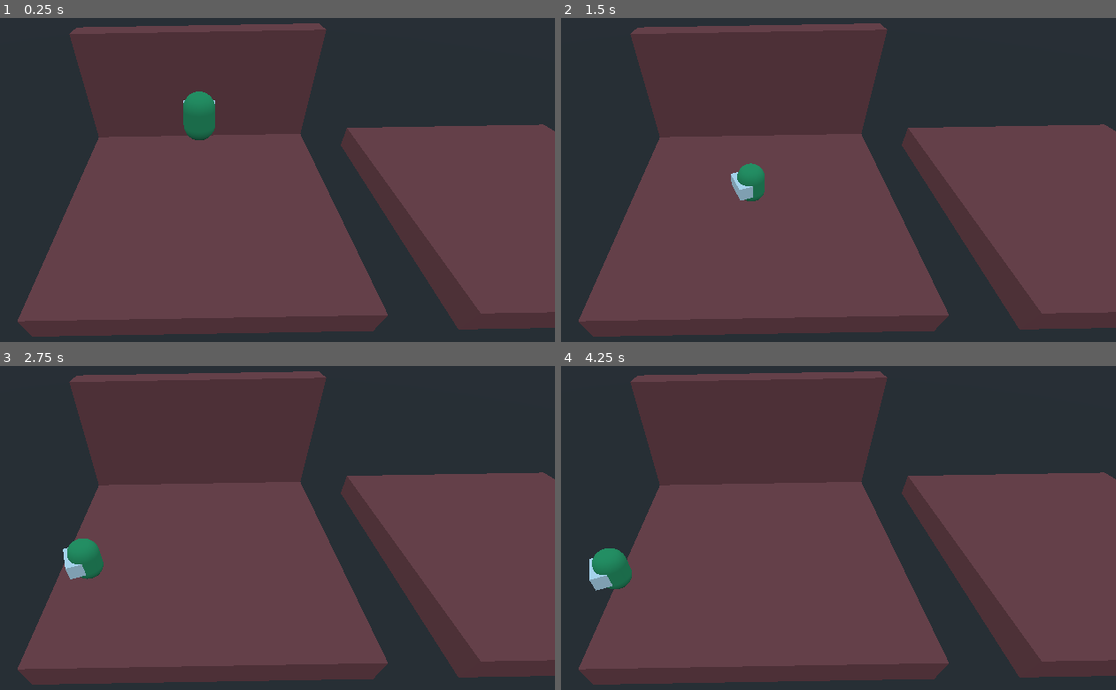
Above: before the commit, frames 1-4 (two rows, left to right).
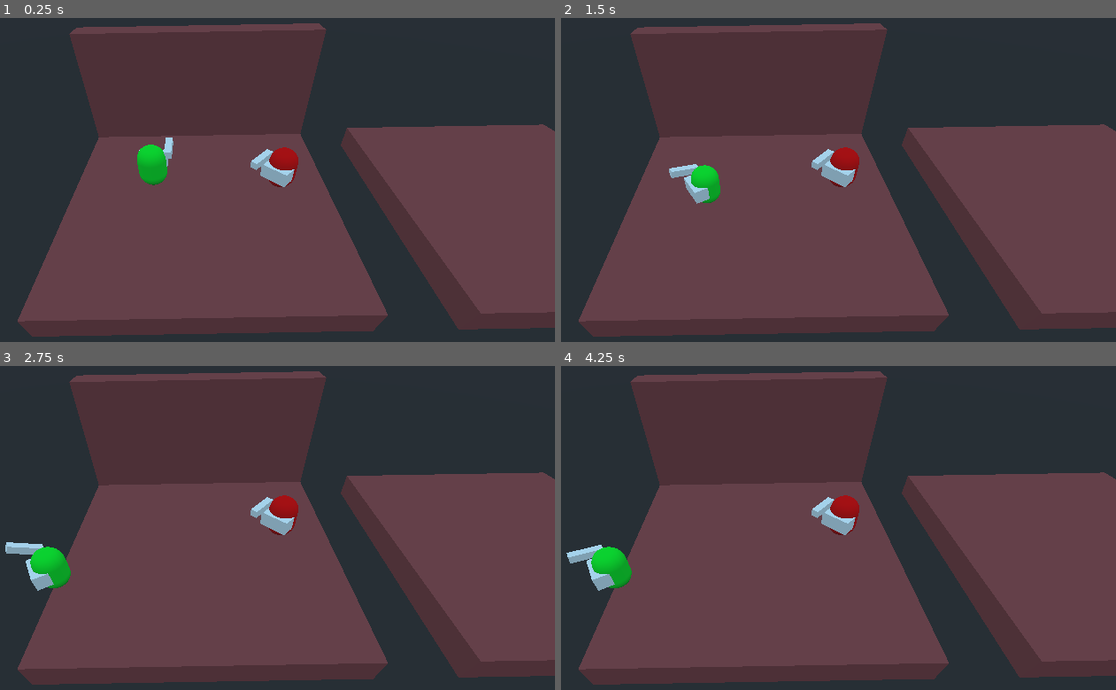
Above: after the commit, the same moments.

Repository: nestorac/rts
Game: Godot game, scene res://escena_ppal.tscn
Same seed, same stepped clock (60 frames per second), same inputs: the game is played once before the commit and once after it.
Inputs (mouse positions are in pixels of both pictures, inside the frame that each line leads up to):
- Up to frame 1 (0.25 s): no input
- Up to frame 2 (1.5 s): move the mouse to (916, 192) at 0.52 s; right-click (916, 192) at 0.6 s; move the mouse to (622, 235) at 1.27 s; click (622, 235) at 1.35 s
- Up to frame 3 (2.75 s): right-click (61, 583) at 1.55 s; move the mouse to (271, 472) at 2.02 s; right-click (271, 472) at 2.1 s
- Up to frame 4 (4.25 s): move the mouse to (727, 644) at 2.77 s; right-click (727, 644) at 2.85 s; tap Enter at 3.5 s; move the mouse to (971, 625) at 3.52 s; press the mouse at (971, 625) at 3.53 s; right-click (971, 625) at 3.8 s

The runs differ from the first frame. In frame 1, 2.1% of the frame differs, in the area x 24-54%, y 22-53%; in frame 2, 2.0%; in frame 3, 2.4%, in the area x 0-54%, y 39-70%; in frame 4, 1.6%.

Commit message:
Ahora son dos.

Diff:
--- /dev/null
+++ b/Enemy.gd
@@ -0,0 +1,30 @@
+extends KinematicBody
+
+var hp = 3
+var damaged = false
+
+# Declare member variables here. Examples:
+# var a = 2
+# var b = "text"
+
+
+# Called when the node enters the scene tree for the first time.
+func _ready():
+	pass # Replace with function body.
+
+func _physics_process(delta):
+#	cuando hp llega a cero, el enemigo muere y ganamos la partida
+	if hp <= 0:
+#		el enemigo muere
+		queue_free()
+	if damaged == true:
+		apply_damage()
+
+
+func _on_Hurtbox_area_entered(area):
+	if area.is_in_group("Weapon"):
+		damaged = true
+
+func apply_damage():
+	hp -= 1
+	damaged = false
--- a/KinematicBody.gd
+++ b/KinematicBody.gd
@@ -1,9 +1,10 @@
 extends KinematicBody
 
-var gravity = 0.1
+var gravity = 1
 var velocity = Vector3.ZERO
 var mouse_position: Vector3
 export var move_factor = 0.3
+onready var anim = get_node("AnimationPlayer")
 
 # Called when the node enters the scene tree for the first time.
 func _ready():
@@ -12,7 +13,9 @@
 func _physics_process(delta):
 	if not is_on_floor():
 		velocity.y -= gravity
-	velocity = move_and_slide(velocity,Vector3.UP)
 	if mouse_position:
 		translation = translation.move_toward(mouse_position, move_factor)
-	print(mouse_position)
+	if Input.is_action_just_pressed("right_click"):
+		anim.play("Hit")
+
+	velocity = move_and_slide(velocity,Vector3.UP)
--- a/escena_ppal.tscn
+++ b/escena_ppal.tscn
@@ -1,7 +1,8 @@
-[gd_scene load_steps=10 format=2]
+[gd_scene load_steps=20 format=2]
 
 [ext_resource path="res://script.gd" type="Script" id=1]
 [ext_resource path="res://KinematicBody.gd" type="Script" id=2]
+[ext_resource path="res://Enemy.gd" type="Script" id=3]
 
 [sub_resource type="SpatialMaterial" id=1]
 albedo_color = Color( 0.619608, 0.298039, 0.298039, 1 )
@@ -13,15 +14,112 @@
 [sub_resource type="BoxShape" id=3]
 extents = Vector3( 10.2772, 1, 10.0943 )
 
-[sub_resource type="SpatialMaterial" id=4]
-albedo_color = Color( 0.211765, 0.678431, 0.415686, 1 )
-
-[sub_resource type="CapsuleMesh" id=5]
-material = SubResource( 4 )
+[sub_resource type="SpatialMaterial" id=9]
+albedo_color = Color( 0, 1, 0.180392, 1 )
+
+[sub_resource type="CapsuleMesh" id=10]
+material = SubResource( 9 )
 
 [sub_resource type="CubeMesh" id=7]
 
 [sub_resource type="CapsuleShape" id=6]
+
+[sub_resource type="CubeMesh" id=8]
+size = Vector3( 0.5, 0.5, 2 )
+
+[sub_resource type="BoxShape" id=11]
+
+[sub_resource type="Animation" id=12]
+resource_name = "Hit"
+tracks/0/type = "value"
+tracks/0/path = NodePath("Arm:rotation_degrees")
+tracks/0/interp = 1
+tracks/0/loop_wrap = true
+tracks/0/imported = false
+tracks/0/enabled = true
+tracks/0/keys = {
+"times": PoolRealArray( 0, 0.8, 1 ),
+"transitions": PoolRealArray( 1, 1, 1 ),
+"update": 0,
+"values": [ Vector3( -41.993, 0, 0 ), Vector3( 48.924, 0, 0 ), Vector3( -41.993, 0, 0 ) ]
+}
+tracks/1/type = "value"
+tracks/1/path = NodePath("Arm/Hitbox:monitorable")
+tracks/1/interp = 1
+tracks/1/loop_wrap = true
+tracks/1/imported = false
+tracks/1/enabled = true
+tracks/1/keys = {
+"times": PoolRealArray( 0, 0.8, 1 ),
+"transitions": PoolRealArray( 1, 1, 1 ),
+"update": 1,
+"values": [ false, true, false ]
+}
+
+[sub_resource type="Animation" id=13]
+length = 0.001
+tracks/0/type = "value"
+tracks/0/path = NodePath("Arm:rotation_degrees")
+tracks/0/interp = 1
+tracks/0/loop_wrap = true
+tracks/0/imported = false
+tracks/0/enabled = true
+tracks/0/keys = {
+"times": PoolRealArray( 0 ),
+"transitions": PoolRealArray( 1 ),
+"update": 0,
+"values": [ Vector3( 0, 0, 0 ) ]
+}
+tracks/1/type = "value"
+tracks/1/path = NodePath("Arm/Hitbox:monitorable")
+tracks/1/interp = 1
+tracks/1/loop_wrap = true
+tracks/1/imported = false
+tracks/1/enabled = true
+tracks/1/keys = {
+"times": PoolRealArray( 0 ),
+"transitions": PoolRealArray( 1 ),
+"update": 0,
+"values": [ false ]
+}
+
+[sub_resource type="SpatialMaterial" id=14]
+albedo_color = Color( 1, 0, 0, 1 )
+
+[sub_resource type="CapsuleMesh" id=15]
+material = SubResource( 14 )
+
+[sub_resource type="Animation" id=16]
+resource_name = "Hit"
+tracks/0/type = "value"
+tracks/0/path = NodePath("Arm:rotation_degrees")
+tracks/0/interp = 1
+tracks/0/loop_wrap = true
+tracks/0/imported = false
+tracks/0/enabled = true
+tracks/0/keys = {
+"times": PoolRealArray( 0, 0.8, 1 ),
+"transitions": PoolRealArray( 1, 1, 1 ),
+"update": 0,
+"values": [ Vector3( -41.993, 0, 0 ), Vector3( 48.924, 0, 0 ), Vector3( -41.993, 0, 0 ) ]
+}
+
+[sub_resource type="Animation" id=17]
+length = 0.001
+tracks/0/type = "value"
+tracks/0/path = NodePath("Arm:rotation_degrees")
+tracks/0/interp = 1
+tracks/0/loop_wrap = true
+tracks/0/imported = false
+tracks/0/enabled = true
+tracks/0/keys = {
+"times": PoolRealArray( 0 ),
+"transitions": PoolRealArray( 1 ),
+"update": 0,
+"values": [ Vector3( 0, 0, 0 ) ]
+}
+
+[sub_resource type="BoxShape" id=18]
 
 [node name="Escena principal" type="Spatial"]
 script = ExtResource( 1 )
@@ -65,13 +163,13 @@
 shape = SubResource( 3 )
 
 [node name="Warrior" type="KinematicBody" parent="."]
-transform = Transform( 1, 0, 0, 0, 1, 0, 0, 0, 1, 0, 6.43993, 0 )
+transform = Transform( 1, 0, 0, 0, 1, 0, 0, 0, 1, -3.37974, 4.65742, 0 )
 script = ExtResource( 2 )
 move_factor = 0.1
 
 [node name="MeshInstance" type="MeshInstance" parent="Warrior"]
 transform = Transform( 1, 0, 0, 0, -4.37114e-08, -1, 0, 1, -4.37114e-08, 0, 1.26058, 0 )
-mesh = SubResource( 5 )
+mesh = SubResource( 10 )
 material/0 = null
 
 [node name="MeshInstance" type="MeshInstance" parent="Warrior/MeshInstance"]
@@ -82,3 +180,67 @@
 [node name="CollisionShape" type="CollisionShape" parent="Warrior"]
 transform = Transform( 1, 0, 0, 0, -4.37114e-08, -1, 0, 1, -4.37114e-08, 0, 1.26058, 0 )
 shape = SubResource( 6 )
+
+[node name="Arm" type="Spatial" parent="Warrior"]
+transform = Transform( 1, 0, 0, 0, 1, 0, 0, 0, 1, 1.15798, 2.00936, -0.0350752 )
+
+[node name="MeshInstance" type="MeshInstance" parent="Warrior/Arm"]
+transform = Transform( 1, 0, 0, 0, 1, 0, 0, 0, 1, 0, 0, -1.01227 )
+mesh = SubResource( 8 )
+material/0 = null
+
+[node name="Hitbox" type="Area" parent="Warrior/Arm" groups=["Weapon"]]
+monitorable = false
+
+[node name="CollisionShape" type="CollisionShape" parent="Warrior/Arm/Hitbox"]
+transform = Transform( 0.5, 0, 0, 0, 0.5, 0, 0, 0, 0.5, 0, 0, -1.64424 )
+shape = SubResource( 11 )
+
+[node name="AnimationPlayer" type="AnimationPlayer" parent="Warrior"]
+anims/Hit = SubResource( 12 )
+anims/RESET = SubResource( 13 )
+
+[node name="Enemy" type="KinematicBody" parent="."]
+transform = Transform( -0.734607, 0, 0.678493, 0, 1, 0, -0.678493, 0, -0.734607, 5.89913, 2.24536, 0 )
+script = ExtResource( 3 )
+
+[node name="MeshInstance" type="MeshInstance" parent="Enemy"]
+transform = Transform( 1, 0, 0, 0, -4.37114e-08, -1, 0, 1, -4.37114e-08, 0, 1.26058, 0 )
+mesh = SubResource( 15 )
+material/0 = null
+
+[node name="MeshInstance" type="MeshInstance" parent="Enemy/MeshInstance"]
+transform = Transform( 1, 0, 0, 0, 0.5, 0, 0, 0, 0.5, 0, -0.728025, 0 )
+mesh = SubResource( 7 )
+material/0 = null
+
+[node name="CollisionShape" type="CollisionShape" parent="Enemy"]
+transform = Transform( 1, 0, 0, 0, -4.37114e-08, -1, 0, 1, -4.37114e-08, 0, 1.26058, 0 )
+shape = SubResource( 6 )
+
+[node name="Arm" type="Spatial" parent="Enemy"]
+transform = Transform( 1, 0, 0, 0, 1, 0, 0, 0, 1, 1.15798, 2.00936, -0.0350752 )
+
+[node name="MeshInstance" type="MeshInstance" parent="Enemy/Arm"]
+transform = Transform( 1, 0, 0, 0, 1, 0, 0, 0, 1, 0, 0, -1.01227 )
+mesh = SubResource( 8 )
+material/0 = null
+
+[node name="Hitbox" type="Area" parent="Enemy/Arm"]
+
+[node name="CollisionShape" type="CollisionShape" parent="Enemy/Arm/Hitbox"]
+transform = Transform( 0.5, 0, 0, 0, 0.5, 0, 0, 0, 0.5, 0, 0, -1.64424 )
+shape = SubResource( 11 )
+
+[node name="AnimationPlayer" type="AnimationPlayer" parent="Enemy"]
+anims/Hit = SubResource( 16 )
+anims/RESET = SubResource( 17 )
+
+[node name="Hurtbox" type="Area" parent="Enemy"]
+transform = Transform( 1, 0, 0, 0, 1, 0, 0, 0, 1, 0, 1.25664, 0 )
+
+[node name="CollisionShape" type="CollisionShape" parent="Enemy/Hurtbox"]
+transform = Transform( 1.2, 0, 0, 0, 1.5, 0, 0, 0, 1.2, 0, 0.199062, 0 )
+shape = SubResource( 18 )
+
+[connection signal="area_entered" from="Enemy/Hurtbox" to="Enemy" method="_on_Hurtbox_area_entered"]
--- a/project.godot
+++ b/project.godot
@@ -21,6 +21,11 @@
 "events": [ Object(InputEventMouseButton,"resource_local_to_scene":false,"resource_name":"","device":-1,"alt":false,"sh …(213 unchanged characters)…
  ]
 }
+right_click={
+"deadzone": 0.5,
+"events": [ Object(InputEventMouseButton,"resource_local_to_scene":false,"resource_name":"","device":0,"alt":false,"shift":false,"control":false,"meta":false,"command":false,"button_mask":0,"position":Vector2( 0, 0 ),"global_position":Vector2( 0, 0 ),"factor":1.0,"button_index":2,"pressed":false,"doubleclick":false,"script":null)
+ ]
+}
 
 [physics]
 
